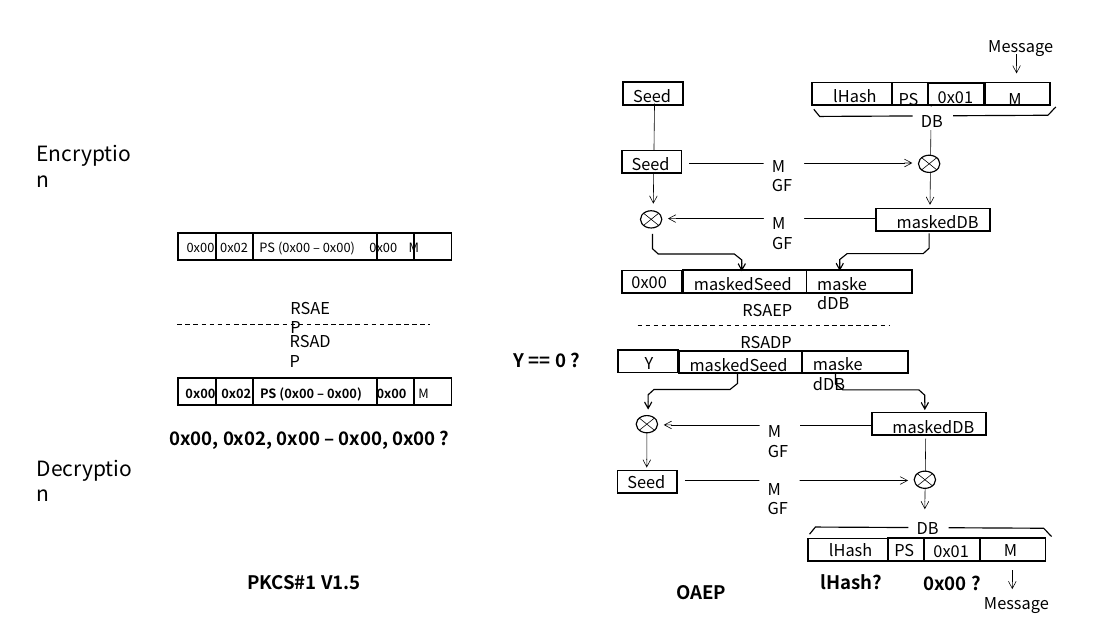
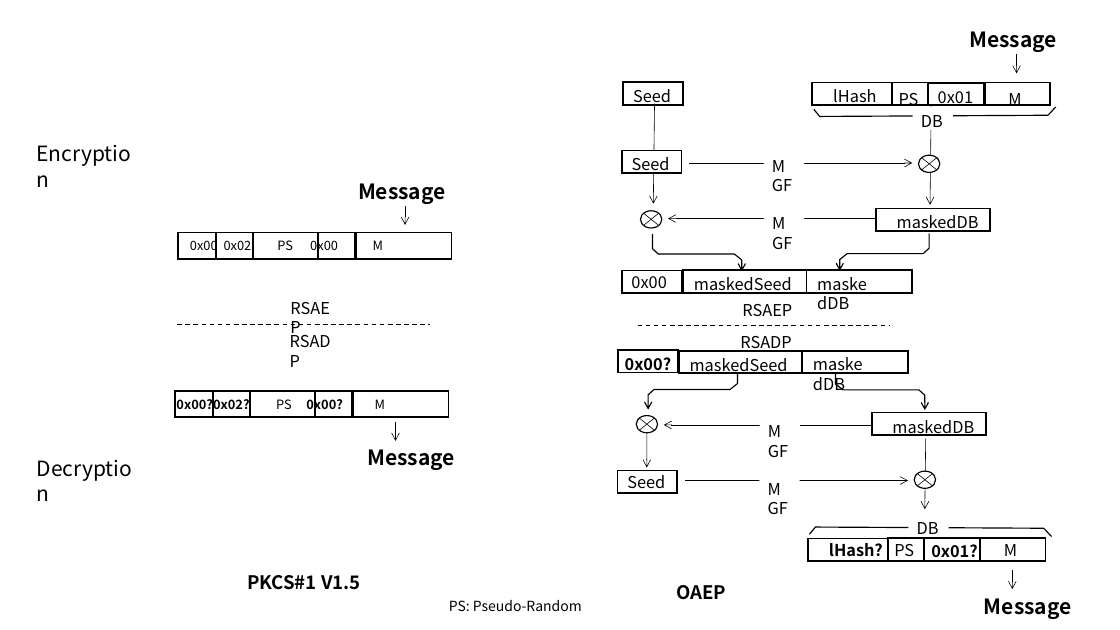
Before and after one commit to kojo1/TLSbook-en, a slide deck: slide 28 of Part1.Technology/Chapter3.Algorithm/Algorithm-fig-jp.pptx. Drawn at 1120x630 pixels with LibreOffice and Linux fonts; fonts in the diff are those of the drawing. Boxes give left, top, right and bottom in pixels: in the first picture for what was removed or moved away, otherwise in the second. Text is boxed around its words. In the diff, an @@ line names an element or a change of style, - is before the commit and + after.

```diff
--- a/Part1.Technology/Chapter3.Algorithm/Algorithm-fig-jp.pptx
+++ b/Part1.Technology/Chapter3.Algorithm/Algorithm-fig-jp.pptx
@@ text "Message": place and size @@
-text "Message" at [988,40,1053,57]
+text "Message" at [969,31,1057,52]
@@ text "Message" at [969,31,1057,52]: size 14 to 18 pt, bold on @@
@@ text added at [358,183,446,204], 18 pt, text #000000, bold @@
+Message
@@ arrow added from (405, 206) to (405, 225), #000000 0.5 pt @@
@@ text at [190,237,383,255]: text changed @@
-0x00 0x02 PS (0x00 – 0x00) 0x00 M
+0x00 0x02 PS 0x00 M
@@ rectangle: place and size @@
-rectangle at [253,234,377,260]
+rectangle at [253,233,318,259]
@@ rectangle: place and size @@
-rectangle at [377,234,415,260]
+rectangle at [318,233,356,259]
@@ rectangle: place and size @@
-rectangle at [414,234,452,260]
+rectangle at [355,233,452,259]
@@ text removed at [514,353,566,368] @@
-Y == 0 ?
@@ text at [625,357,672,373]: text changed; size 16 to 14 pt @@
-0x00 ?
+0x00?
@@ text removed at [645,357,654,373] @@
-Y
@@ rectangle: place and size @@
-rectangle at [178,378,216,404]
+rectangle at [176,391,213,417]
@@ rectangle: place and size @@
-rectangle at [216,378,254,404]
+rectangle at [213,391,250,417]
@@ rectangle: place and size @@
-rectangle at [253,378,377,404]
+rectangle at [250,391,315,417]
@@ text at [276,396,385,414]: text changed @@
-0x00 0x02 PS (0x00 – 0x00) 0x00 M
+0x00?0x02? PS 0x00? M
@@ rectangle: place and size @@
-rectangle at [377,378,415,404]
+rectangle at [315,391,353,417]
@@ rectangle: place and size @@
-rectangle at [414,378,452,404]
+rectangle at [352,391,449,417]
@@ text removed at [169,431,435,449] @@
-0x00, 0x02, 0x00 – 0x00, 0x00 ?
@@ text added at [367,449,455,470], 18 pt, text #000000, bold @@
+Message
@@ arrow added from (396, 422) to (396, 441), #000000 0.5 pt @@
@@ text at [829,543,883,562]: text changed; bold on @@
-lHash
+lHash?
@@ text at [931,544,978,562]: text changed; bold on @@
-0x01
+0x01?
@@ text removed at [821,574,882,590] @@
-lHash?
@@ text "Message" at [984,598,1072,619]: size 14 to 18 pt, bold on @@
@@ text added at [449,600,582,611], 12 pt, text #000000 @@
+PS: Pseudo-Random
```
Also in this commit, not shown: 2 other slides changed, 5 other files.
